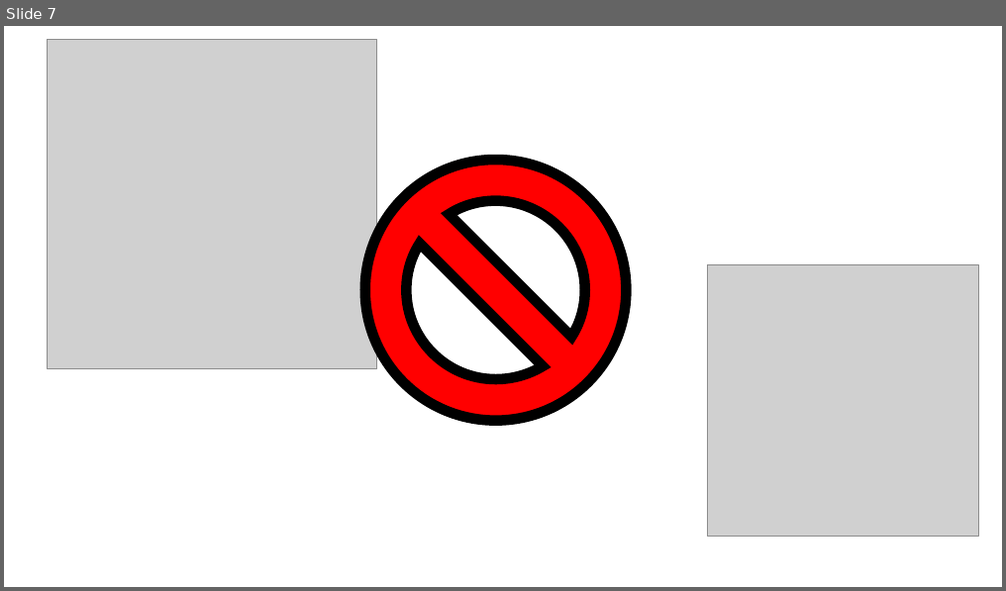
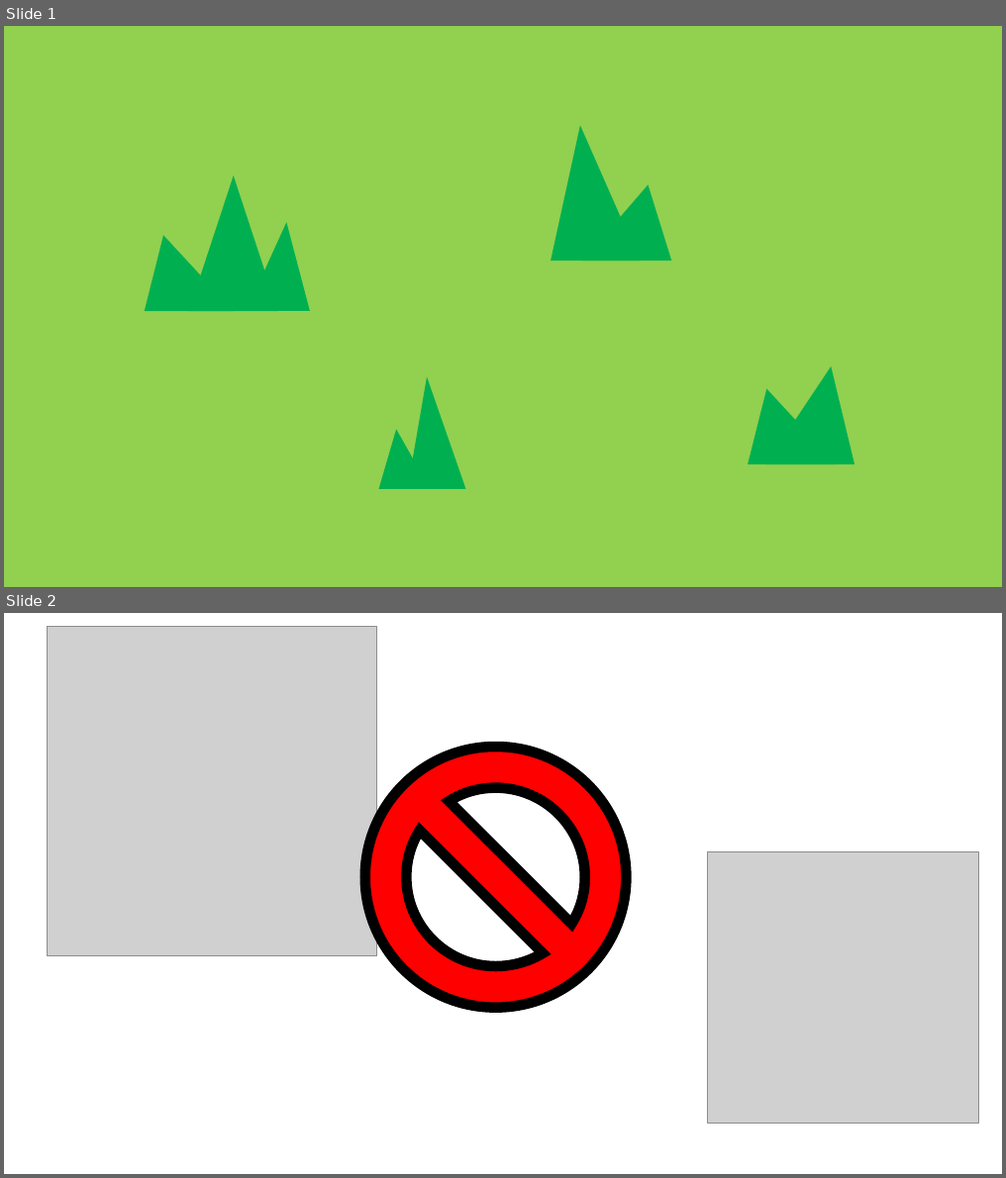
Before and after one commit to JoqTheJJ/IC-8048-Simulador_Virus, a slide deck: Documentacion/Sprites.pptx. Shown one above the other, each under a label of ours: slide 7 before the commit, slides 1 and 2 after it. The pictures are 1006x591 and 1006x1178 pixels, drawn with LibreOffice and Linux fonts; fonts in the diff are those of the drawing; grey boxes stand for pictures. Boxes give left, top, right and bottom in pixels: in the first picture for what was removed or moved away, otherwise in the second. Text is boxed around its words. In the diff, an @@ line names an element or a change of style, - is before the commit and + after.

```diff
--- a/Documentacion/Sprites.pptx
+++ b/Documentacion/Sprites.pptx
@@ slide 1 added at (x1=4, y1=26, x2=1002, y2=587), background #92D050 @@
@@ triangle added at (x1=550, y1=126, x2=640, y2=261), fill #00B050 @@
@@ triangle added at (x1=189, y1=175, x2=278, y2=311), fill #00B050 @@
@@ triangle added at (x1=583, y1=184, x2=672, y2=261), fill #00B050 @@
@@ triangle added at (x1=246, y1=222, x2=310, y2=311), fill #00B050 @@
@@ triangle added at (x1=145, y1=236, x2=234, y2=311), fill #00B050 @@
@@ triangle added at (x1=408, y1=377, x2=466, y2=489), fill #00B050 @@
@@ triangle added at (x1=765, y1=367, x2=854, y2=465), fill #00B050 @@
@@ triangle added at (x1=747, y1=389, x2=837, y2=465), fill #00B050 @@
@@ triangle added at (x1=379, y1=430, x2=430, y2=489), fill #00B050 @@
@@ what was slide 7 is now slide 2 @@
```
Also in this commit, not shown: 1 slide removed, 11 other files.
